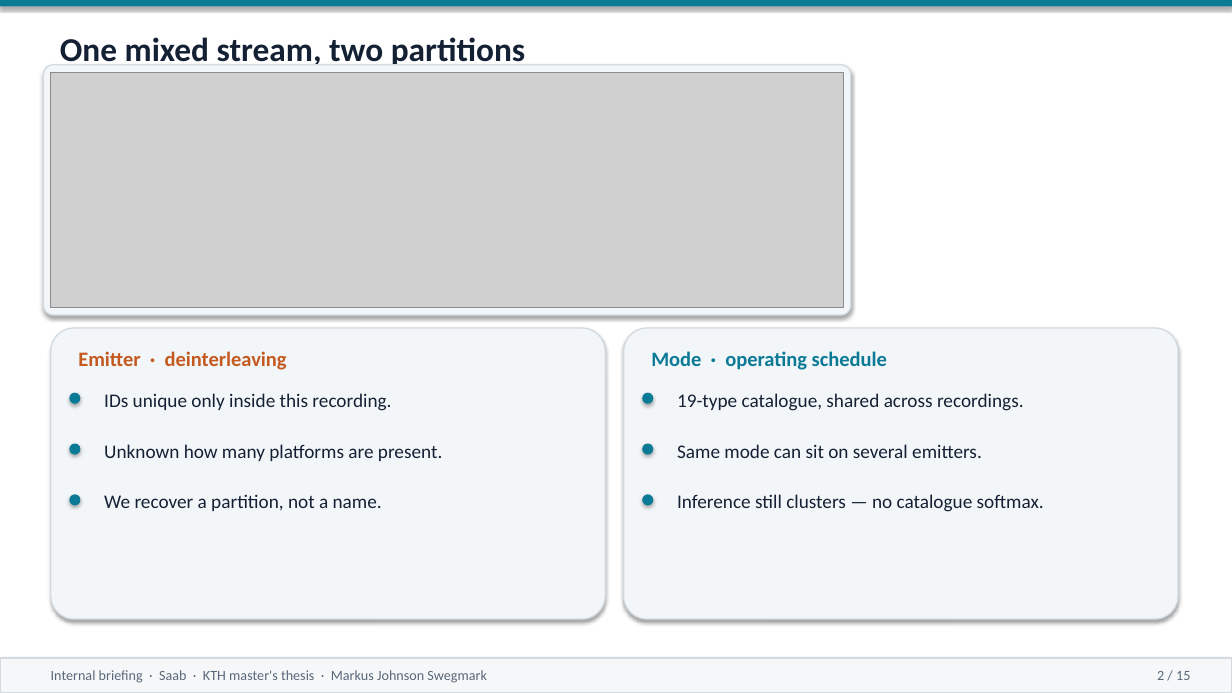
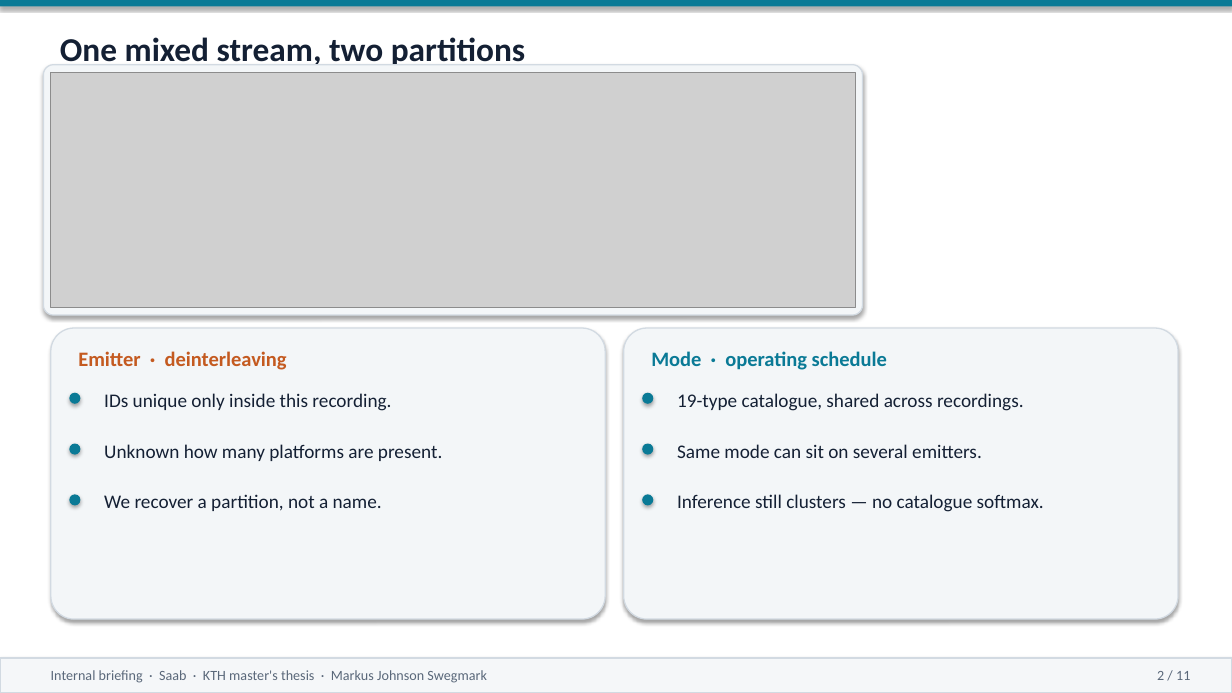
Before and after one commit to macktron/masters-thesis, a slide deck: slide 2 of presentation/Saab_internal_briefing.pptx. Drawn at 1232x693 pixels with LibreOffice and Linux fonts; fonts in the diff are those of the drawing; grey boxes stand for pictures. Boxes give left, top, right and bottom in pixels: in the first picture for what was removed or moved away, otherwise in the second. Text is boxed around its words. In the diff, an @@ line names an element or a change of style, - is before the commit and + after.

```diff
--- a/presentation/Saab_internal_briefing.pptx
+++ b/presentation/Saab_internal_briefing.pptx
@@ rounded rectangle: place and size @@
-rounded rectangle at <box>43,65,851,315</box>
+rounded rectangle at <box>43,65,862,315</box>
@@ picture: place and size @@
-picture at <box>51,72,844,308</box>
+picture at <box>51,72,855,308</box>
@@ text at <box>1157,671,1190,680</box>: text changed @@
-2 / 15
+2 / 11
```
Also in this commit, not shown: 10 other slides changed, 4 slides removed, 22 other files.
